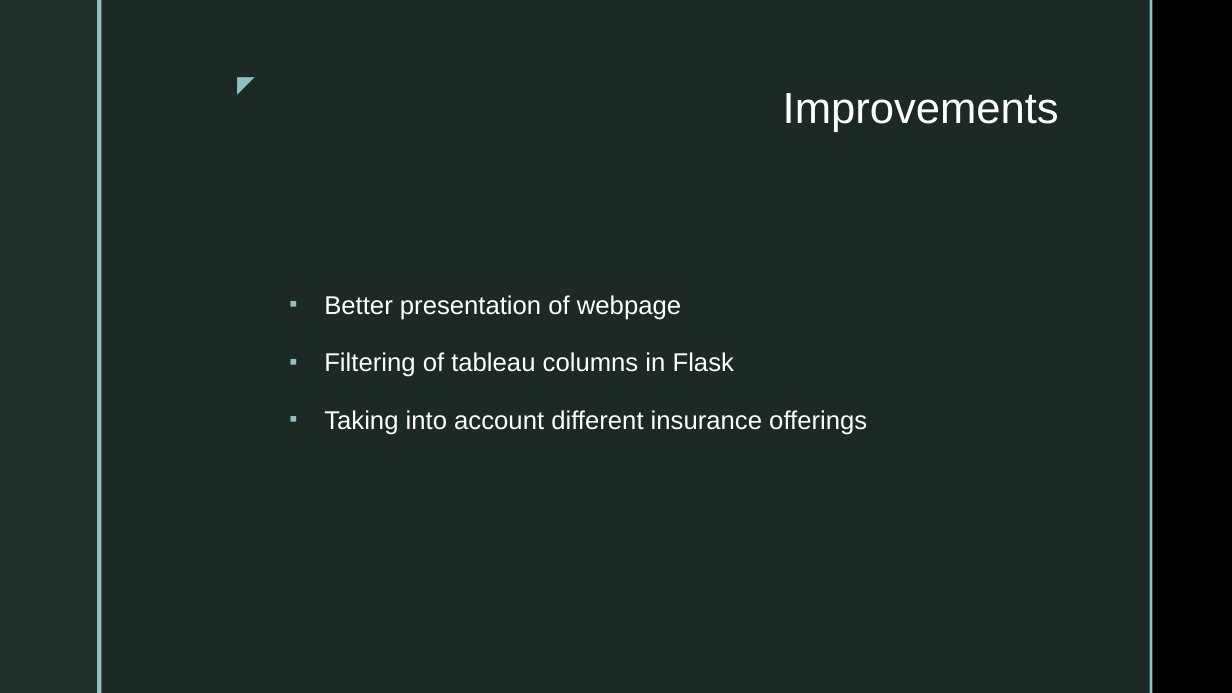
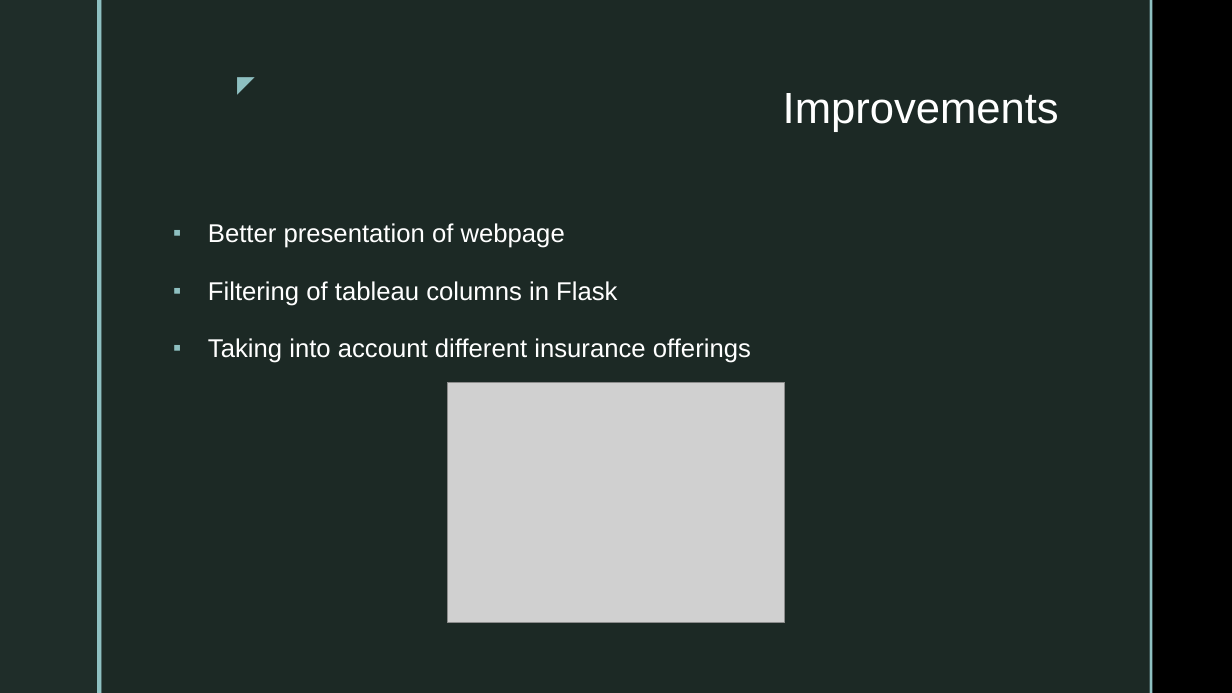
Before and after one commit to DannyBruzz/Project_4_Capstone, a slide deck: slide 7 of Project_4_pp.pptx. Drawn at 1232x693 pixels with LibreOffice and Linux fonts; fonts in the diff are those of the drawing; grey boxes stand for pictures; background and template pictures are left out. Boxes give left, top, right and bottom in pixels: in the first picture for what was removed or moved away, otherwise in the second. Text is boxed around its words. In the diff, an @@ line names an element or a change of style, - is before the commit and + after.

```diff
--- a/Project_4_pp.pptx
+++ b/Project_4_pp.pptx
@@ text "Better presentation of webpage": place and size @@
-text "Better presentation of webpage" at <box>324,295,867,435</box>
+text "Better presentation of webpage" at <box>208,223,751,363</box>
@@ picture added at <box>447,383,785,623</box> @@
```
Also in this commit, not shown: 6 other slides changed, 1 other file.
